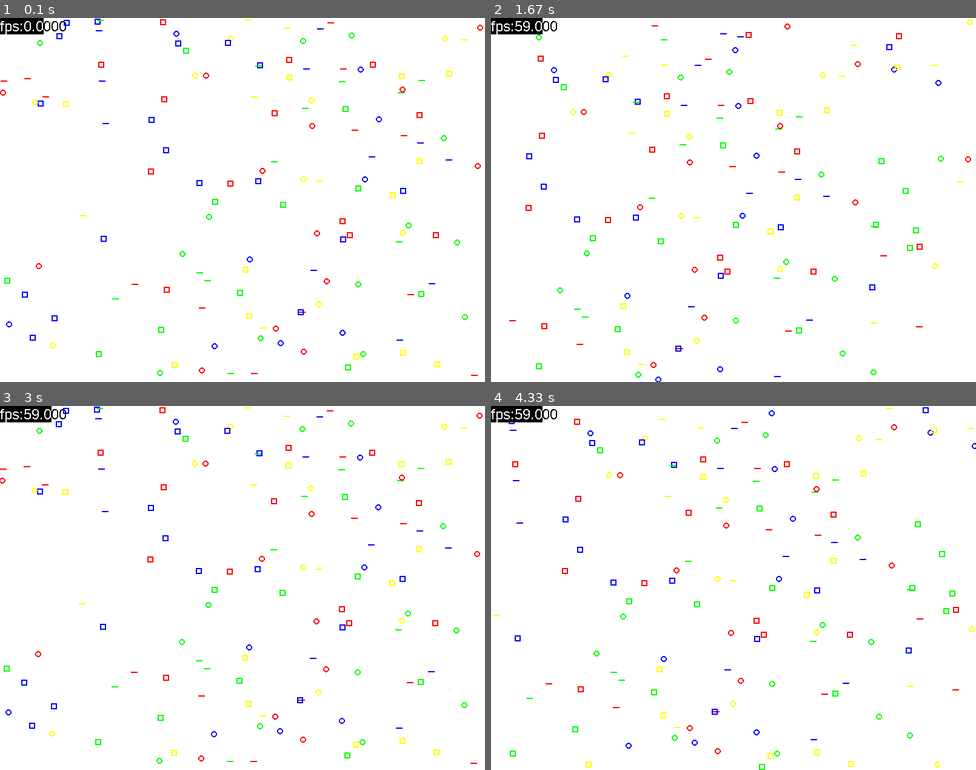
Above: before the commit, frames 1-4 (two rows, left to right).
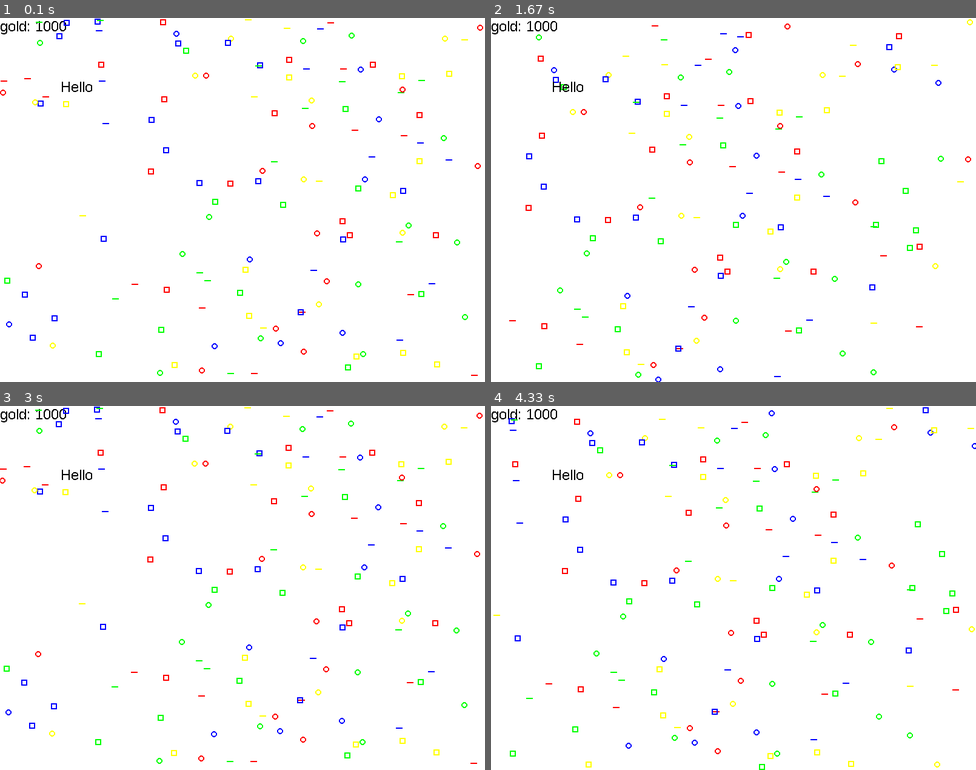
Above: after the commit, the same moments.

Repository: GendalfBlack/GB-PygameGameEngine
Game: pygame game, started from main.py
Two runs of this game, one before a commit and one after it. Both use one fixed random seed, a clock stepped at 60 frames per second and the inputs below.
Inputs:
- Up to frame 1 (0.1 s): no input
- Up to frame 2 (1.67 s): hold D 0.33-0.8 s; hold W 0.83-1.13 s; hold D 1.17-1.63 s
- Up to frame 3 (3 s): hold A 1.67-2.2 s; hold S 2.23-2.53 s; hold A 2.57-2.97 s
- Up to frame 4 (4.33 s): hold W 3-3.37 s; hold D 3.4-4.03 s; hold S from 4.07 s (still down)

The runs differ from the first frame. In frame 1, 0.4% of the frame differs, in the area x 0-19%, y 0-21%; in frame 2, 0.4%; in frame 3, 0.4%; in frame 4, 0.4%.

Commit message:
UI class. New UI.Label class. Looking forward rework Resources with this UI.

Diff:
--- a/Components.py
+++ b/Components.py
@@ -176,6 +176,8 @@
 
 # 3d
 class Camera(BasicComponent):
+    mainfont = None
+
     def __init__(self):
         self.screen_center = [0, 0]
         self.screen_distance = 100
@@ -213,6 +215,10 @@
                 if self.drawn((_object[2][0],_object[2][1])):
                     r = (_object[2][0] + pos.x, _object[2][1] + pos.y, _object[2][2], _object[2][3])
                     draw.rect(screen, _object["color"], r, _object[3])
+            if _object["name"] == "UI.Label":
+                f = Camera.mainfont
+                t = f.render(_object["text"], False, _object["color"])
+                screen.blit(t, (_object["pos"][0], _object["pos"][1]))
         return 1
 
 
--- a/GameEngine.py
+++ b/GameEngine.py
@@ -1,7 +1,8 @@
 import pygame as p
 from GameObject import GameObject
 from Resource import InGameResource
-
+from Components import Camera
+from UI import *
 class Game:
     # consts
     SIMPLE_SHAPES = GameObject.SIMPLE_SHAPES
@@ -63,7 +64,7 @@
         p.init()
         self.version = "dev 0.1"
         self.mainfont = p.font.SysFont("Arial", 24)
-
+        Camera.mainfont = self.mainfont
         self.screen = None
 
         self.resources = {}
@@ -116,7 +117,9 @@
             for info in self.render_queue:
                 _info = info()
                 if len(_info) > 0:
-                    if cam.drawn(_info[0]['obj'].transform.position):
+                    if _info[0]["name"][:2] == "UI":
+                        cam.draw(self.screen, _info)
+                    elif cam.drawn(_info[0]['obj'].transform.position):
                         cam.draw(self.screen, _info)
         else:
             raise Exception("There is no camera!")
@@ -133,3 +136,15 @@
         r.update = self.update_resources
         self.resources[name] = r
         self.update_resources()
+
+    def add_new_UI(self, *args, **kwargs):
+        _type = None
+        if 'type' in kwargs:
+            _type = kwargs['type']
+        ui = eval(_type+"()")
+        if issubclass(ui.__class__, Label):
+            if 'text' in kwargs:
+                elem = Label(kwargs['text'], **kwargs)
+            else:
+                elem = Label("Label", **kwargs)
+            self.render_queue.append(elem.draw)
--- /dev/null
+++ b/UI.py
@@ -0,0 +1,23 @@
+from pygame import Vector2
+
+
+class UI:
+    def __init__(self, name):
+        self.name = "UI." + name
+        self.position = Vector2(0,0)
+
+
+class Label(UI):
+    def __init__(self, *args, **kwargs):
+        super().__init__("Label")
+        self.text = ""
+        self.color = "black"
+        if len(args) > 0:
+            self.text = args[0]
+        if 'pos' in kwargs:
+            self.position = kwargs['pos']
+        if 'color' in kwargs:
+            self.color = kwargs['color']
+
+    def draw(self):
+        return [{"name": self.name, "text": self.text, "pos": self.position, "color": self.color}]
--- a/main.py
+++ b/main.py
@@ -5,7 +5,7 @@
 game = GameEngine.Game()
 game.init("800x600")
 
-game.show_fps = True
+game.show_fps = False
 
 game.add_new_Resource("gold")
 game.resources["gold"].amount = 1000
@@ -22,4 +22,6 @@
 game.main_camera.addComponent("Camera")
 game.main_camera.addComponent("WasdControls")
 
+game.add_new_UI(type="Label", text="Hello", pos=(100,100), color="black")
+
 game.run()
